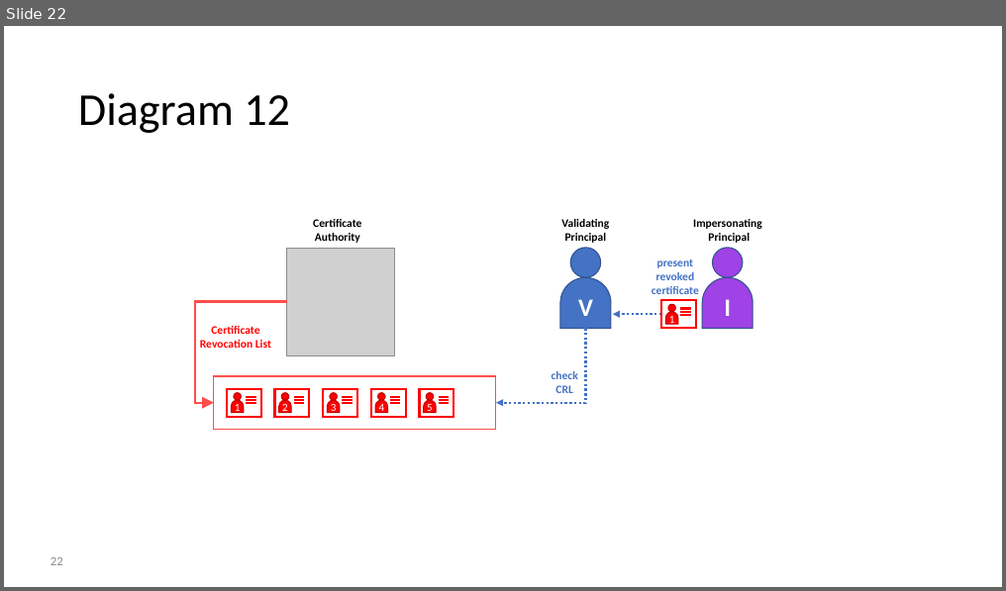
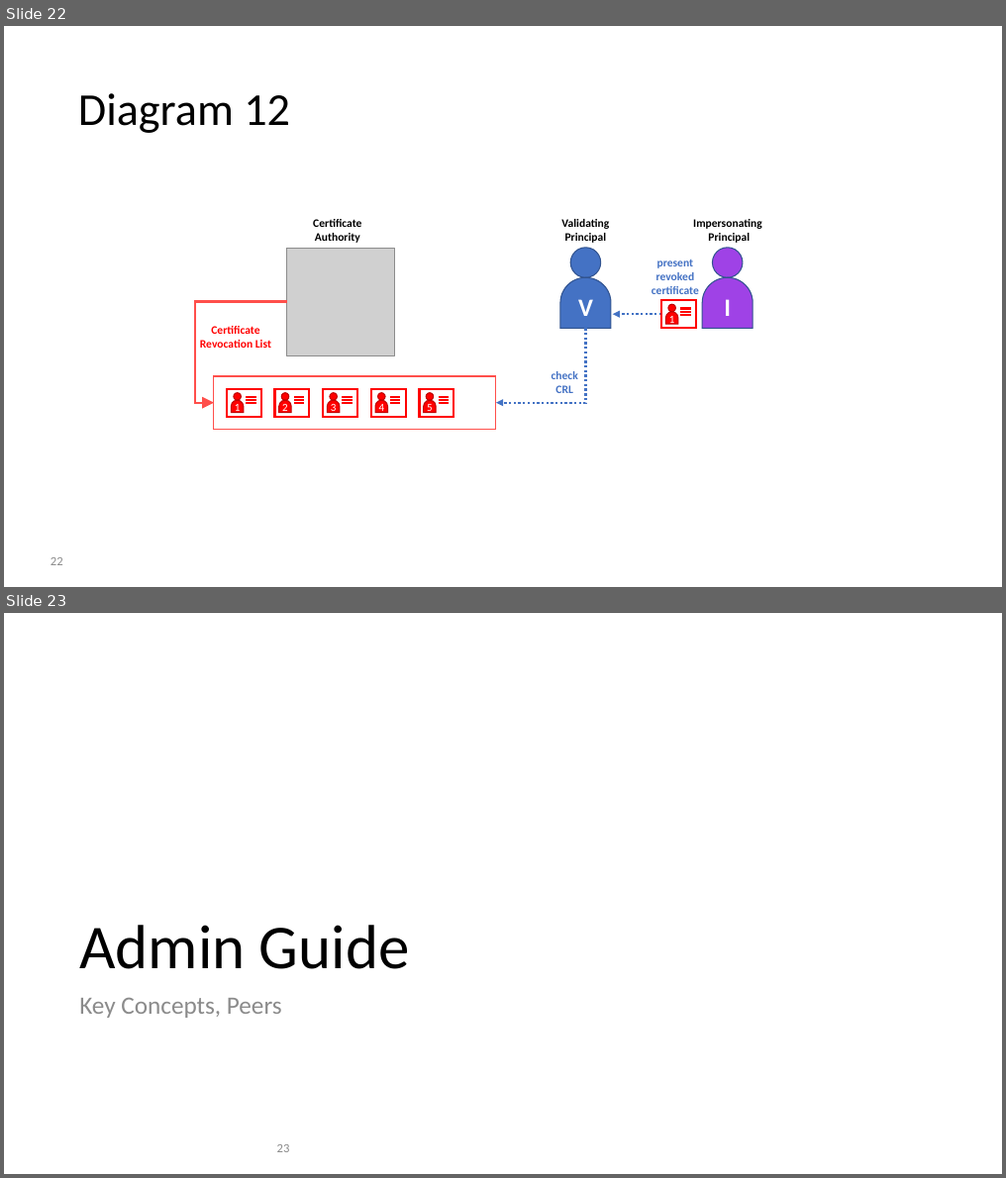
Before and after one commit to FabricTOC/FabricTOC, a slide deck: docs/OtherSourceMaterial/Diagrams.pptx. Shown one above the other, each under a label of ours: slide 22 before the commit, slides 22 and 23 after it. The pictures are 1006x591 and 1006x1178 pixels, drawn with LibreOffice and Linux fonts; fonts in the diff are those of the drawing; grey boxes stand for pictures. Boxes give left, top, right and bottom in pixels: in the first picture for what was removed or moved away, otherwise in the second. Text is boxed around its words. In the diff, an @@ line names an element or a change of style, - is before the commit and + after.

```diff
--- a/docs/OtherSourceMaterial/Diagrams.pptx
+++ b/docs/OtherSourceMaterial/Diagrams.pptx
@@ slide 23 added at (4, 613, 1002, 1174), background #FFFFFF @@
@@ title added at (79, 925, 410, 969), 60 pt, text #000000 @@
+Admin Guide
@@ text added at (79, 998, 282, 1018), 24 pt, text #8C8C8C @@
+Key Concepts, Peers
@@ page number added at (277, 1145, 290, 1153), 12 pt, text #8C8C8C @@
+23
```
Also in this commit, not shown: 3 other files.
